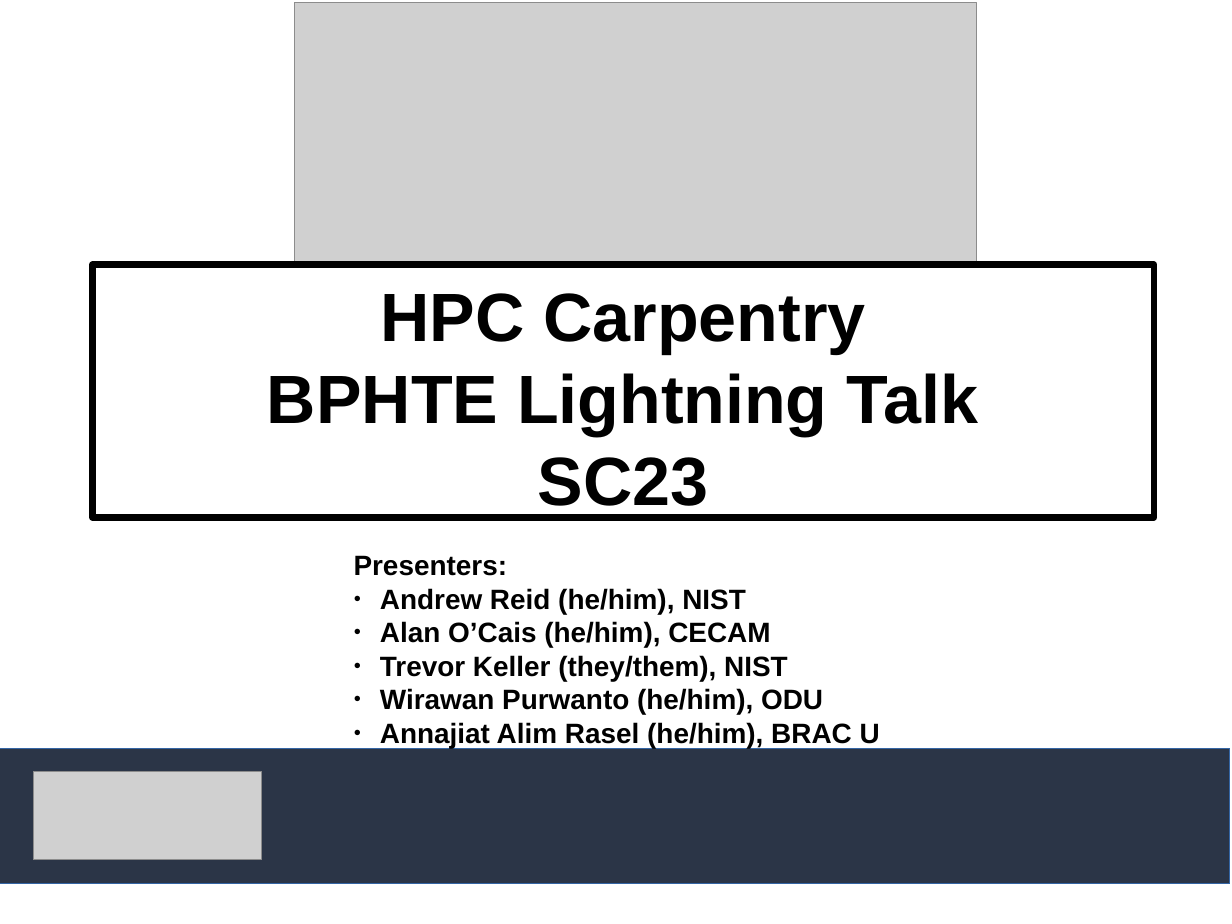
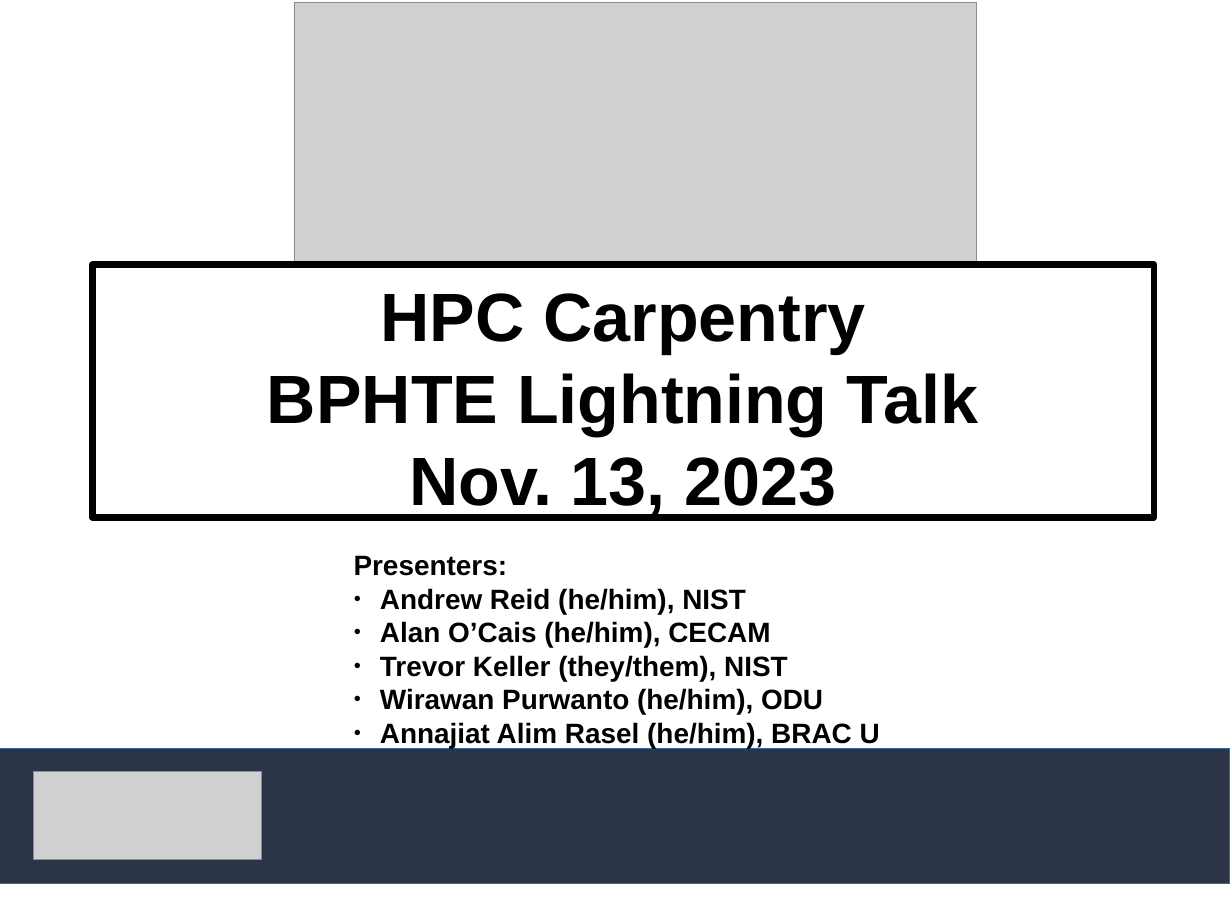
Before and after one commit to hpc-carpentry/coordination, a slide deck: slide 1 of conferences/SC23/sc23_bof_presentation.odp. Drawn at 1232x924 pixels with LibreOffice and Linux fonts; fonts in the diff are those of the drawing; grey boxes stand for pictures; background and template pictures are left out. Boxes give left, top, right and bottom in pixels: in the first picture for what was removed or moved away, otherwise in the second. Text is boxed around its words. In the diff, an @@ line names an element or a change of style, - is before the commit and + after.

Commit message:
Added the presentation date.
It's Nov. 13, 2023.

```diff
--- a/conferences/SC23/sc23_bof_presentation.odp
+++ b/conferences/SC23/sc23_bof_presentation.odp
@@ text in rectangle at (409,457,837,518): text changed @@
-SC23
+Nov. 13, 2023
```
Also in this commit, not shown: 1 other file.
